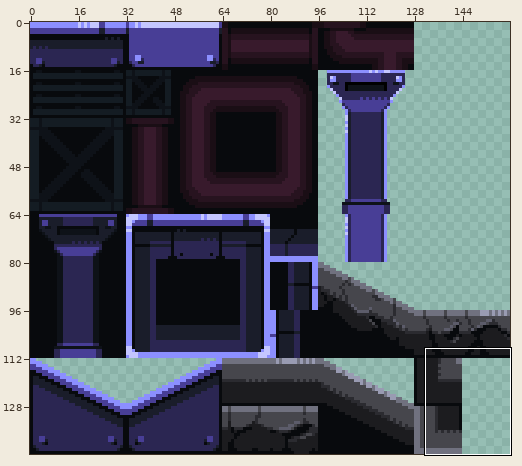
One commit to this sprite sheet: Assets/Arts/Tiles/Sidescroller Shooter - Central City/Assets/Tiles.png. Above, an overview of the earlier version with the close-up marked.
Close-up. As it was:
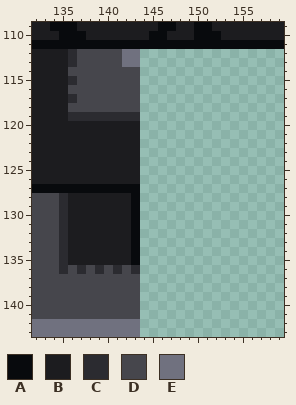
The file is 160x144 pixels. Shown: x 132..159, y 109..143.
Palette (. is transparent): A #080a0d  B #1c1c1f  C #2b2b30  D #46464c  E #70717f
Pixels before, first column x 132:
109 BBAAABBBBBBBBBAABBAABBBBBBBB
110 BBBAAABBBBBBBAABBBAAABBBBBBB
111 AAAAAAAAAAAAAAAAAAAAAAAAAAAA
112 BBBBCDDDDDEE................
113 BBBBCDDDDDEE................
114 BBBBDDDDDDDD................
115 BBBBCDDDDDDD................
116 BBBBDDDDDDDD................
117 BBBBCDDDDDDD................
118 BBBBDDDDDDDD................
119 BBBBCCCCCCCC................
120 BBBBBBBBBBBB................
121 BBBBBBBBBBBB................
122 BBBBBBBBBBBB................
123 BBBBBBBBBBBB................
124 BBBBBBBBBBBB................
125 BBBBBBBBBBBB................
126 BBBBBBBBBBBB................
127 AAAAAAAAAAAA................
128 DDDCBBBBBBBA................
129 DDDCBBBBBBBA................
130 DDDCBBBBBBBA................
131 DDDCBBBBBBBA................
132 DDDCBBBBBBBA................
133 DDDCBBBBBBBA................
134 DDDCBBBBBBBA................
135 DDDCBBBBBBBA................
136 DDDCDCDCDCDC................
137 DDDDDDDDDDDD................
138 DDDDDDDDDDDD................
139 DDDDDDDDDDDD................
140 DDDDDDDDDDDD................
141 DDDDDDDDDDDD................
142 EEEEEEEEEEEE................
143 EEEEEEEEEEEE................
After:
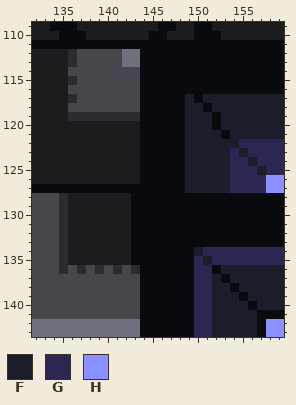
Colours new in this view: F #1a1d2a  G #2b2652  H #8c8fff
Edits made:
The author put colour A in rows 112 to 116 at x 144 to 159; in row 117 at x 144 to 148 and 150; in row 118 at x 144 to 148 and 151; in rows 119 to 120 at x 144 to 148 and 152; in row 121 at x 144 to 148 and 153; in rows 122 to 127 at x 144 to 148.
The author put colour A in rows 128 to 133 at x 144 to 159; in rows 134 to 135 at x 144 to 149; in row 136 at x 144 to 149 and 152; in row 137 at x 144 to 149 and 153; in row 138 at x 144 to 149 and 154; in row 139 at x 144 to 149 and 155.
The author put colour A in row 140 at x 144 to 149 and 156; in row 141 at x 144 to 149 and 157 to 159; in rows 142 to 143 at x 144 to 149 and 157.
The author put colour F in row 117 at x 149 and 151 to 159; in row 118 at x 149 to 150 and 152 to 159; in rows 119 to 120 at x 149 to 151 and 153 to 159; in row 121 at x 149 to 152 and 154 to 159; in row 122 at x 149 to 154; in row 123 at x 149 to 153 and 155.
The author put colour F in row 124 at x 149 to 153 and 156; in row 125 at x 149 to 153 and 157; in rows 126 to 127 at x 149 to 153; in row 134 at x 150; in row 135 at x 151; in row 136 at x 153 to 159.
The author put colour F in row 137 at x 152 and 154 to 159; in row 138 at x 152 to 153 and 155 to 159; in row 139 at x 152 to 154 and 156 to 159; in row 140 at x 152 to 155 and 157 to 159; in rows 141 to 143 at x 152 to 156.
The author put colour G in row 122 at x 155 to 159; in row 123 at x 154 and 156 to 159; in row 124 at x 154 to 155 and 157 to 159; in row 125 at x 154 to 156 and 158 to 159; in rows 126 to 127 at x 154 to 157; in row 134 at x 151 to 159.
The author put colour G in row 135 at x 150 and 152 to 159; in rows 136 to 143 at x 150 to 151.
The author put colour H in rows 126 to 127 at x 158 to 159; in rows 142 to 143 at x 158 to 159.
Changed places in both close-ups, as pixel boxes (x1, y1, x2, y2):
added: (140, 49, 284, 337)
